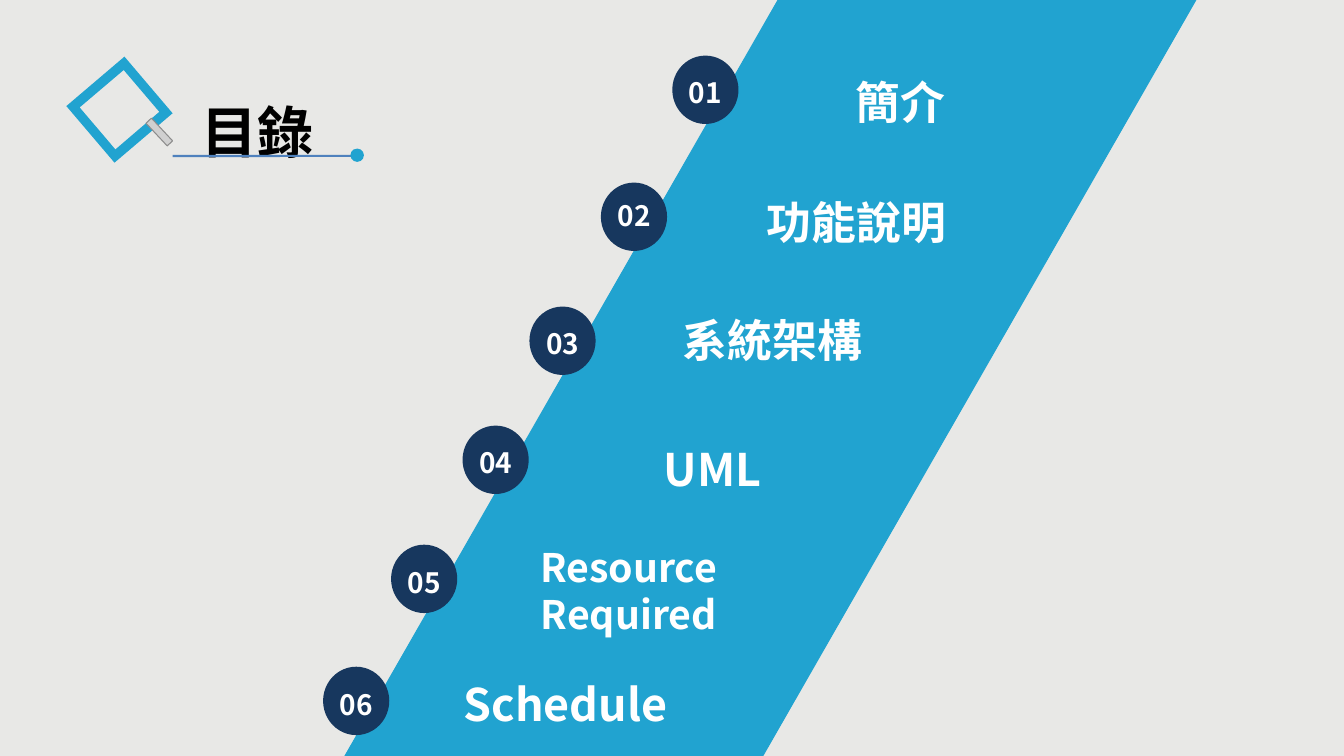
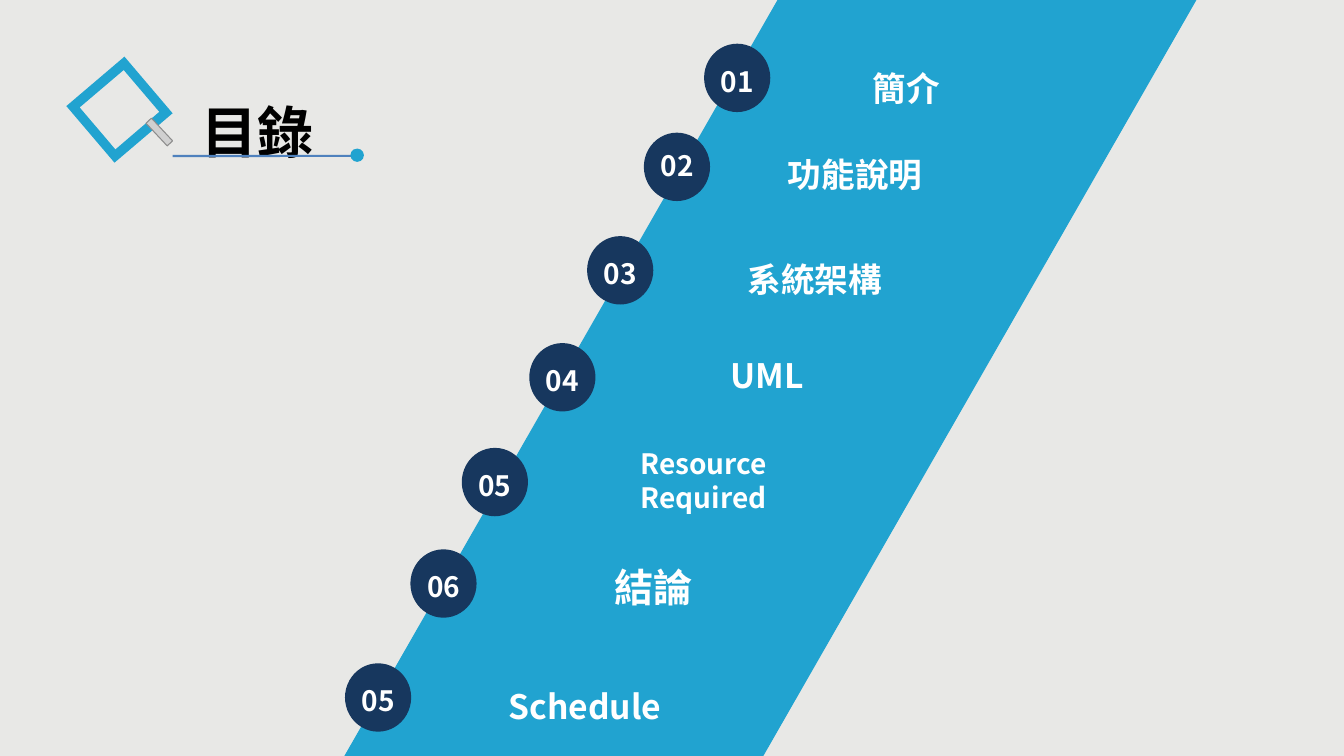
Before and after one commit to asps86101/107_SE_Team_6, a slide deck: slide 2 of 軟體工程期末報告第六組.pptx. Drawn at 1344x756 pixels with LibreOffice and Linux fonts; fonts in the diff are those of the drawing; grey boxes stand for pictures; background and template pictures are left out. Boxes give left, top, right and bottom in pixels: in the first picture for what was removed or moved away, otherwise in the second. Text is boxed around its words. In the diff, an @@ line names an element or a change of style, - is before the commit and + after.

```diff
--- a/軟體工程期末報告第六組.pptx
+++ b/軟體工程期末報告第六組.pptx
@@ text "01": place and size @@
-text "01" at (689,82,722,104)
+text "01" at (721,71,754,93)
@@ ellipse: place and size @@
-ellipse at (673,55,739,124)
+ellipse at (705,43,771,112)
@@ text "簡介": place and size @@
-text "簡介" at (856,80,946,123)
+text "簡介" at (872,72,939,104)
@@ text "02": place and size @@
-text "02" at (617,205,650,227)
+text "02" at (660,155,693,177)
@@ ellipse: place and size @@
-ellipse at (601,182,667,251)
+ellipse at (644,133,711,202)
@@ text "功能說明": place and size @@
-text "功能說明" at (767,201,946,243)
+text "功能說明" at (788,158,922,190)
@@ ellipse: place and size @@
-ellipse at (529,307,596,375)
+ellipse at (587,236,653,304)
@@ text "03": place and size @@
-text "03" at (546,333,579,355)
+text "03" at (604,263,637,285)
@@ text "系統架構": place and size @@
-text "系統架構" at (683,318,862,361)
+text "系統架構" at (748,263,882,295)
@@ text "04": place and size @@
-text "04" at (479,452,512,474)
+text "04" at (546,370,579,392)
@@ ellipse: place and size @@
-ellipse at (463,425,529,494)
+ellipse at (529,343,596,411)
@@ size 32 to 24 pt in 5 elements at (509,692,662,720), (872,72,939,104), (788,158,922,190), (748,263,882,295), (730,363,803,389) @@
@@ text "UML": place and size @@
-text "UML" at (664,452,762,487)
+text "UML" at (730,363,803,389)
@@ ellipse: place and size @@
-ellipse at (391,544,458,613)
+ellipse at (462,448,528,516)
@@ text "Resource": place and size @@
-text "Resource" at (540,553,717,638)
+text "Resource" at (640,453,767,514)
@@ text "Resource" at (640,453,767,514): size 28 to 20 pt @@
@@ text "05": place and size @@
-text "05" at (408,572,441,594)
+text "05" at (478,475,511,497)
@@ text "06": place and size @@
-text "06" at (340,694,373,716)
+text "06" at (427,576,460,598)
@@ ellipse: place and size @@
-ellipse at (324,666,390,735)
+ellipse at (410,549,477,618)
@@ text added at (614,568,692,606), 28 pt, text #FFFFFF, bold @@
+結論
@@ ellipse added at (345,663,411,732), fill #17375E @@
@@ text "Schedule": place and size @@
-text "Schedule" at (464,685,668,722)
+text "Schedule" at (509,692,662,720)
@@ text added at (362,690,395,712), 20 pt, text #FFFFFF, bold @@
+05
```
Also in this commit, not shown: 3 other slides changed, 5 slides added, 1 slide removed.
